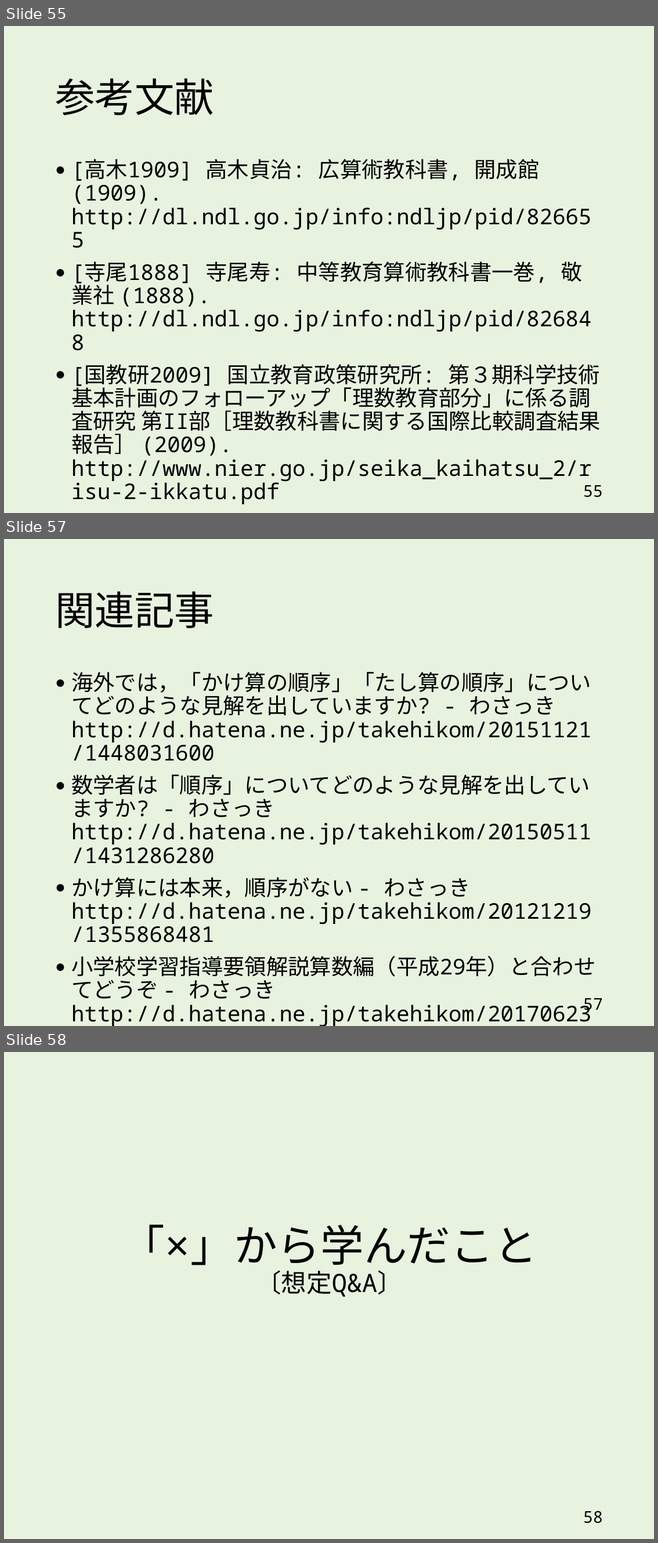
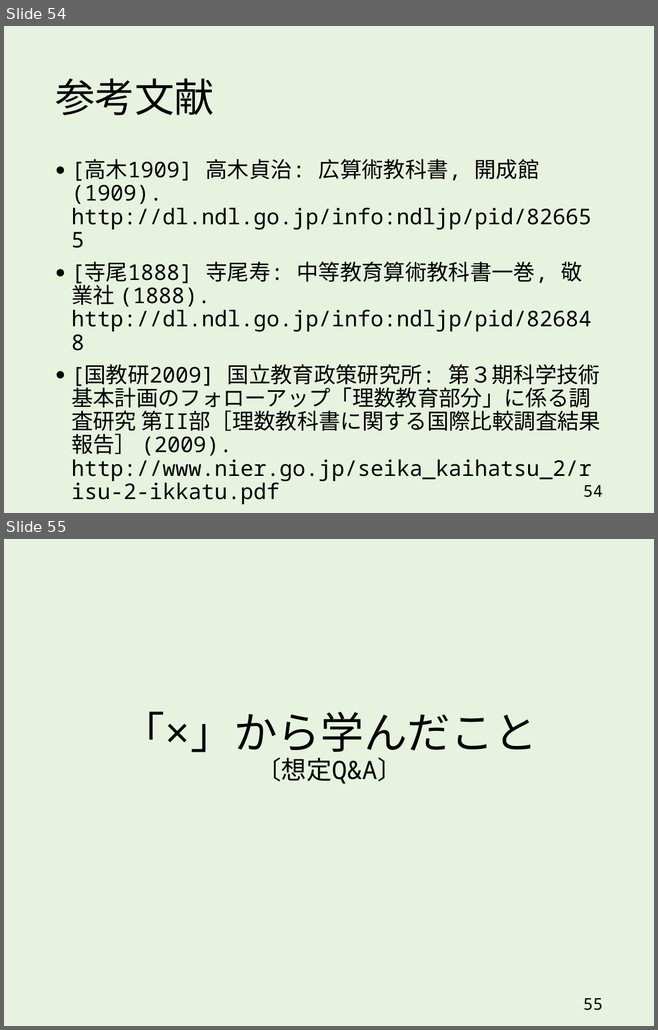
Before and after one commit to takehiko/dealout, a slide deck: slides/2x3_3x2_v4.pptx. Shown one above the other, each under a label of ours: slides 55, 57 and 58 before the commit, slides 54 and 55 after it; the slides between them are not shown. The pictures are 658x1543 and 658x1030 pixels, drawn with LibreOffice and Linux fonts; fonts in the diff are those of the drawing. Boxes give left, top, right and bottom in pixels: in the first picture for what was removed or moved away, otherwise in the second. Text is boxed around its words. In the diff, an @@ line names an element or a change of style, - is before the commit and + after.

```diff
--- a/slides/2x3_3x2_v4.pptx
+++ b/slides/2x3_3x2_v4.pptx
@@ slide 57 removed at bbox=[4, 539, 654, 1026], background #E7F3DF @@
@@ title removed at bbox=[55, 591, 214, 628] @@
-関連記事
@@ text removed at bbox=[71, 672, 595, 1026] @@
-● 海外では，「かけ算の順序」「たし算の順序」についてどのような見解を出していますか? - わさっき
-  http://d.hatena.ne.jp/takehikom/20151121/1448031600
-● 数学者は「順序」についてどのような見解を出していますか? - わさっき
-  http://d.hatena.ne.jp/takehikom/20150511/1431286280
-● かけ算には本来，順序がない - わさっき
-  http://d.hatena.ne.jp/takehikom/20121219/1355868481
-● 小学校学習指導要領解説算数編（平成29年）と合わせてどうぞ - わさっき
-  http://d.hatena.ne.jp/takehikom/20170623/1498164456
@@ page number removed at bbox=[583, 998, 603, 1014] @@
-57
@@ what was slide 55 is now slide 54 @@
@@ page number at bbox=[583, 485, 603, 498]: text changed @@
-55
+54
@@ what was slide 58 is now slide 55 @@
@@ page number at bbox=[583, 998, 603, 1011]: text changed @@
-58
+55
```
Also in this commit, not shown: 18 slides changed, 1 slide added, 2 other slides removed, 1 other file.
